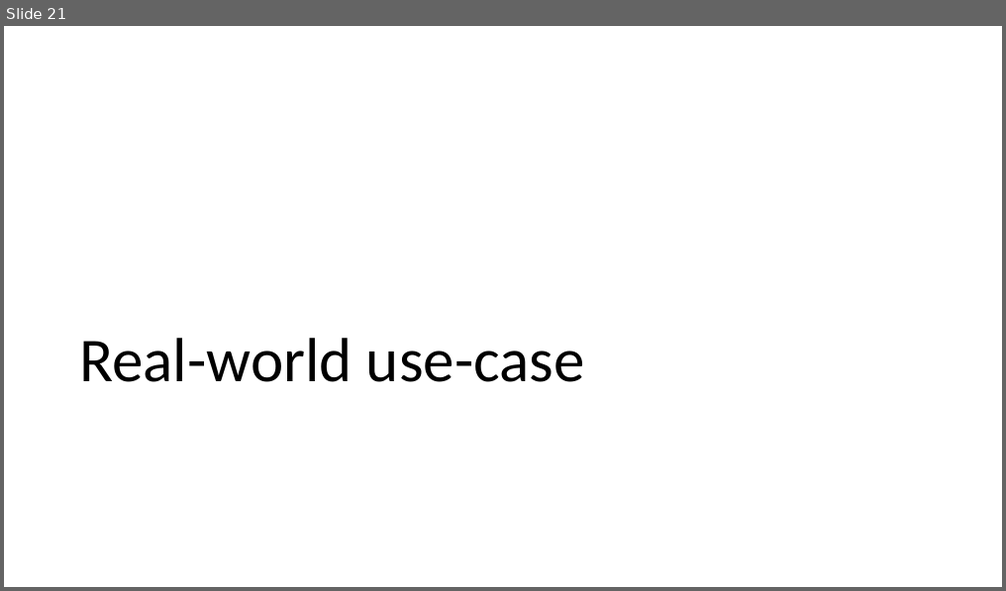
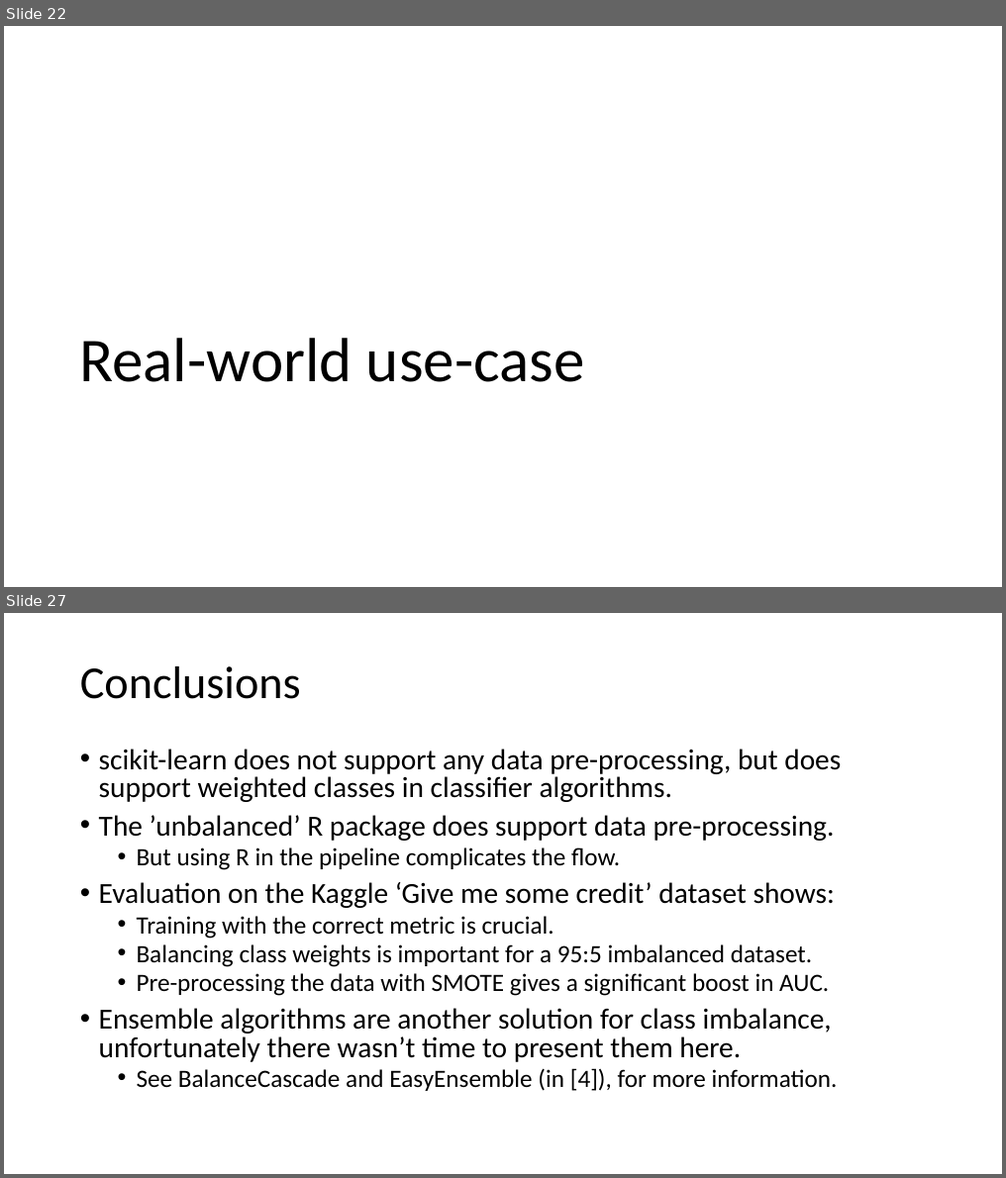
Before and after one commit to timgasser/acm_imbalanced_learning, a slide deck: acm_imbalance_datasets.pptx. Shown one above the other, each under a label of ours: slide 21 before the commit, slides 22 and 27 after it; the slides between them are not shown. The pictures are 1006x591 and 1006x1178 pixels, drawn with LibreOffice and Linux fonts; fonts in the diff are those of the drawing. Boxes give left, top, right and bottom in pixels: in the first picture for what was removed or moved away, otherwise in the second. Text is boxed around its words. In the diff, an @@ line names an element or a change of style, - is before the commit and + after.

```diff
--- a/acm_imbalance_datasets.pptx
+++ b/acm_imbalance_datasets.pptx
@@ slide 27 added at (x1=4, y1=613, x2=1002, y2=1174), background #FFFFFF @@
@@ title added at (x1=80, y1=666, x2=301, y2=699), 44 pt, text #000000 @@
+Conclusions
@@ text added at (x1=99, y1=749, x2=841, y2=1091), 28 pt, text #000000 @@
+• scikit-learn does not support any data pre-processing, but does support weighted classes in classifier algorithms.
+• The ’unbalanced’ R package does support data pre-processing.
+  • But using R in the pipeline complicates the flow.
+• Evaluation on the Kaggle ‘Give me some credit’ dataset shows:
+  • Training with the correct metric is crucial.
+  • Balancing class weights is important for a 95:5 imbalanced dataset.
+  • Pre-processing the data with SMOTE gives a significant boost in AUC.
+• Ensemble algorithms are another solution for class imbalance, unfortunately there wasn’t time to present them here.
+  • See BalanceCascade and EasyEnsemble (in [4]), for more information.
@@ what was slide 21 is now slide 22 @@
```
Also in this commit, not shown: 19 slides changed, 4 other slides added, 4 other files.
